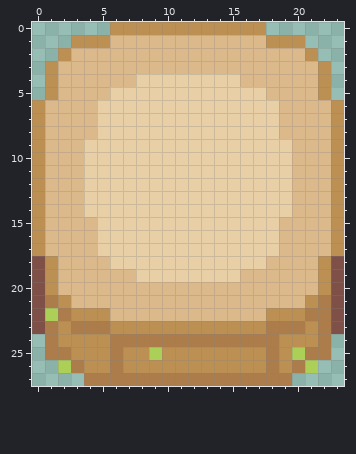
Pixel-art sprite: public/assets/openedtile.png. Above is the file before it was changed.
The file is 24x28 pixels.
Once edited:
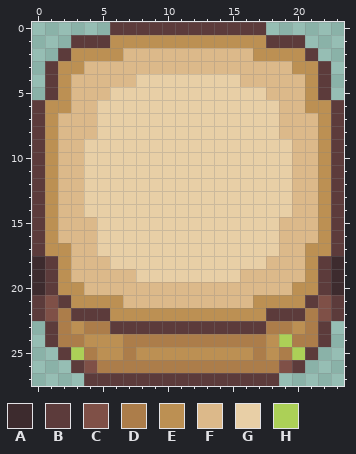
Palette (. is transparent): A #3d2b2e  B #5c3b3b  C #7f5047  D #ac7d4a  E #bc9053  F #dcb98a  G #e8cfa6  H #acd057
Changes in this commit:
Changed rows in their new state; - is an unchanged pixel.
first column x 0:
 0 ------BBBBBBBBBBBB------
 1 ---BBBEEEEEEEEEEEEBBB---
 2 --BEEEE----------EEEEB--
 3 -BEE----------------EEB-
 4 -BE------------------EB-
 5 -BE------------------EB-
 6 BEE------------------EEB
 7 BE--------------------EB
 8 BE--------------------EB
 9 BE--------------------EB
10 BE--------------------EB
11 BE--------------------EB
12 BE--------------------EB
13 BE--------------------EB
14 BE--------------------EB
15 BE--------------------EB
16 BE--------------------EB
17 BEE------------------EEB
18 ABE------------------EBA
19 ABE------------------EBA
20 ABEE----------------EEBA
21 BCBEEEE----------EEEEBCB
22 BC-BBBEEEEEEEEEEEEBBB-CB
23 .BDE--BBBBBBBBBBBB--EDB.
24 -BDD--E-----------EHDDB-
25 -.BHD-ED-E-------DED-B.-
26 --.BCD-DDDDDDDDDDD-CB.--
27 ----BBBBBBBBBBBBBBB.----
Where, in picture pixels (left, top, right, bottom), the same in both pictures:
changed: (32, 22, 344, 386)
